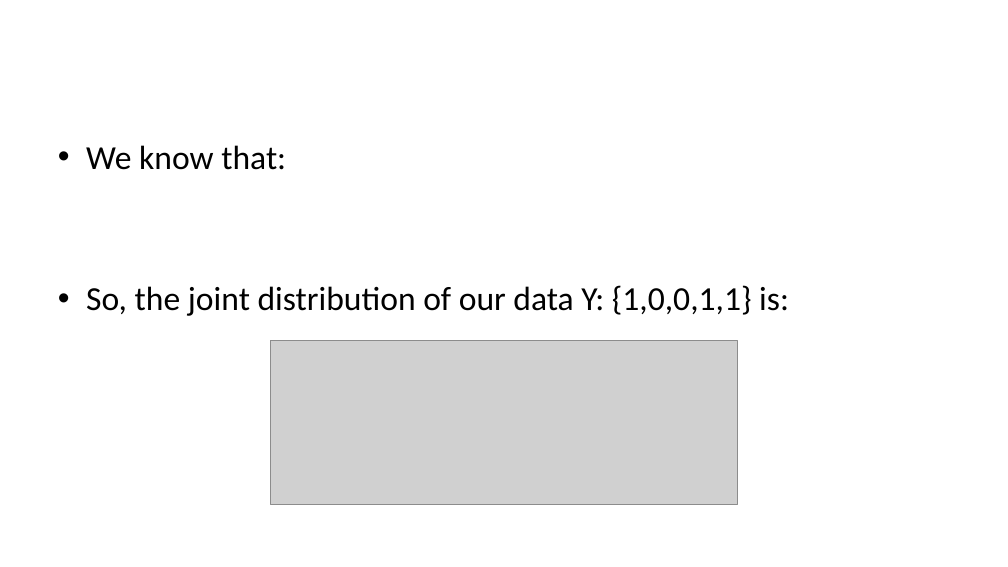
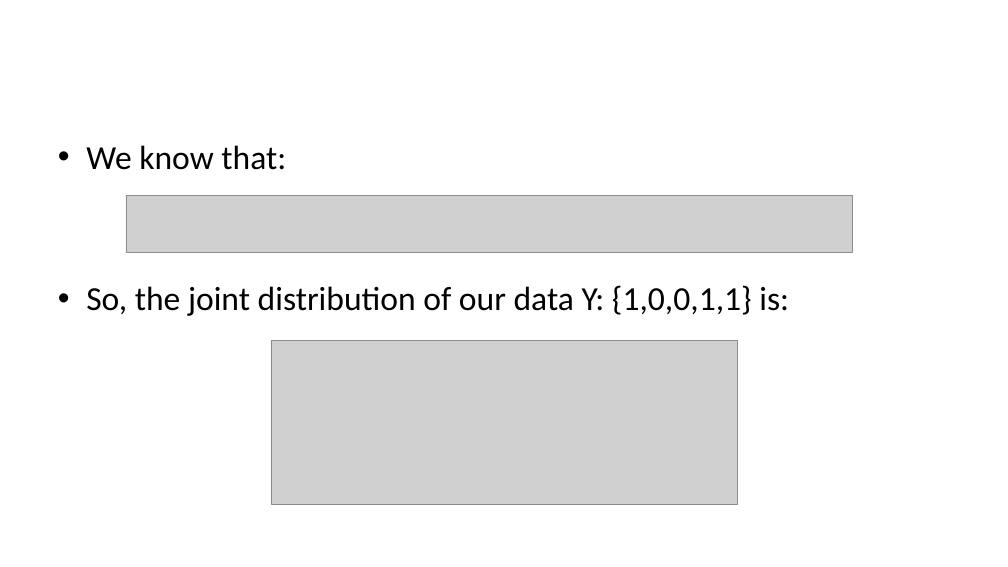
Before and after one commit to alexkcode/pa-541, a slide deck: slide 28 of PA_541_Week_13_PanelDataPart1_PooledCrossSect_STUDENT.pptx. Drawn at 1008x567 pixels with LibreOffice and Linux fonts; fonts in the diff are those of the drawing; grey boxes stand for pictures. Boxes give left, top, right and bottom in pixels: in the first picture for what was removed or moved away, otherwise in the second. Text is boxed around its words. In the diff, an @@ line names an element or a change of style, - is before the commit and + after.

```diff
--- a/PA_541_Week_13_PanelDataPart1_PooledCrossSect_STUDENT.pptx
+++ b/PA_541_Week_13_PanelDataPart1_PooledCrossSect_STUDENT.pptx
@@ text "We know that:" at [86, 145, 789, 316]: indent changed @@
@@ picture added at [126, 195, 853, 252] @@
```
Also in this commit, not shown: 52 other slides changed, 2 slides added, 2 slides removed, 10 other files.
